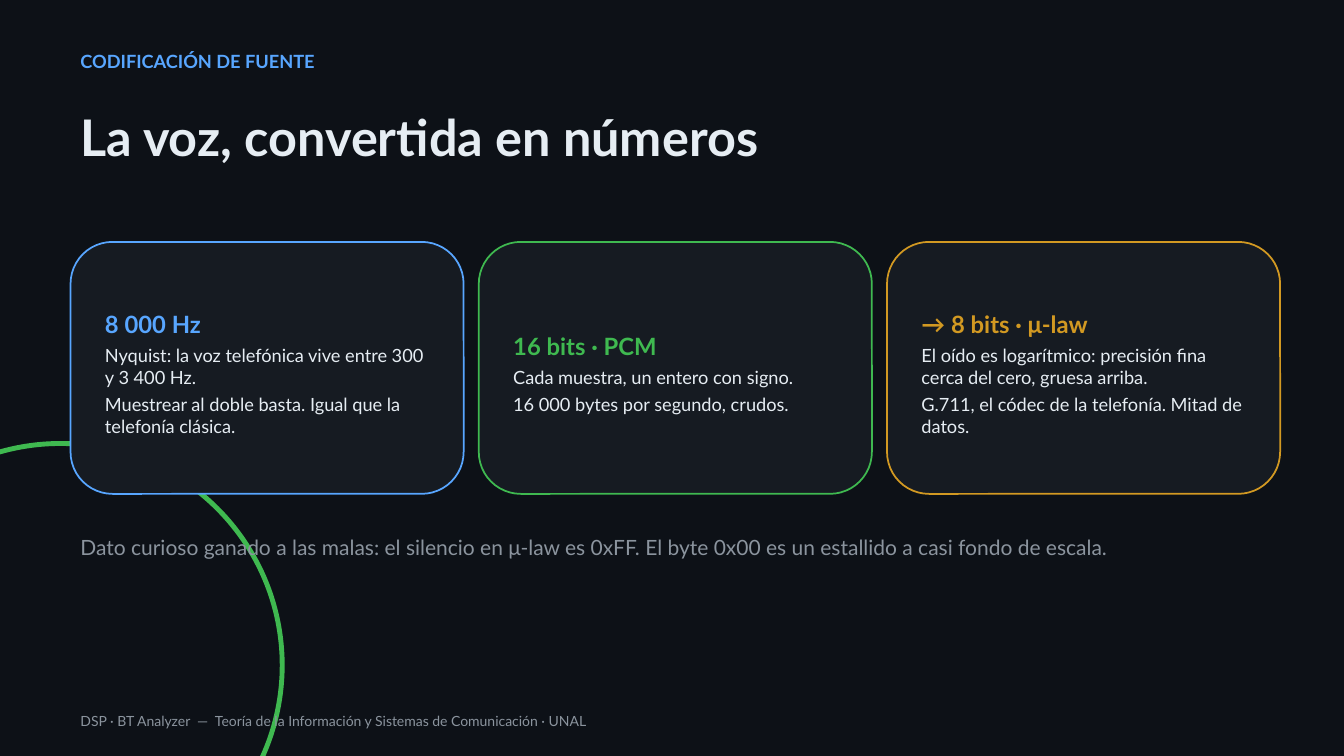
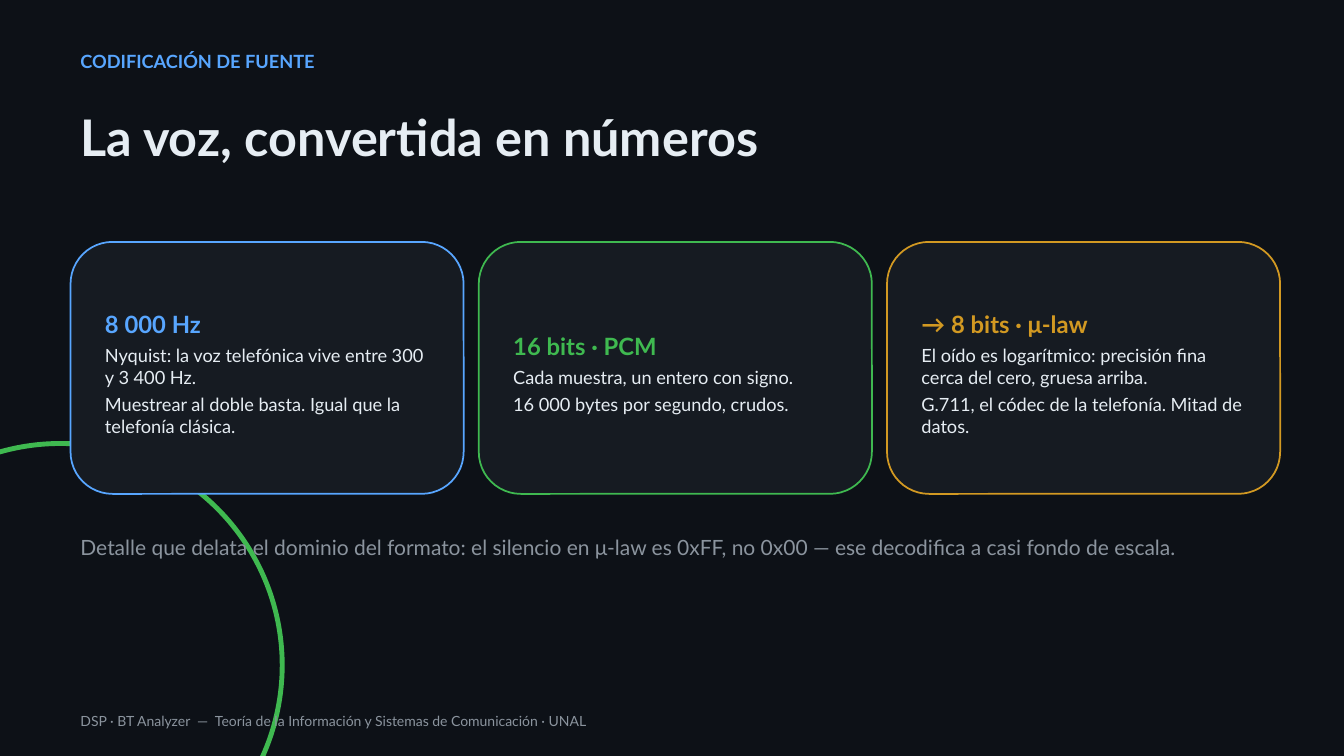
Before and after one commit to OscarSapiensunal/TeoInfo-Proyect, a slide deck: slide 5 of docs/Presentacion_Sustentacion_DSP_BT_Analyzer.pptx. Drawn at 1344x756 pixels with LibreOffice and Linux fonts; fonts in the diff are those of the drawing. Boxes give left, top, right and bottom in pixels: in the first picture for what was removed or moved away, otherwise in the second. Text is boxed around its words. In the diff, an @@ line names an element or a change of style, - is before the commit and + after.

```diff
--- a/docs/Presentacion_Sustentacion_DSP_BT_Analyzer.pptx
+++ b/docs/Presentacion_Sustentacion_DSP_BT_Analyzer.pptx
@@ text at (80, 536, 1175, 559): text changed @@
-Dato curioso ganado a las malas: el silencio en μ-law es 0xFF. El byte 0x00 es un estallido a casi fondo de escala.
+Detalle que delata el dominio del formato: el silencio en μ-law es 0xFF, no 0x00 — ese decodifica a casi fondo de escala.
```
Also in this commit, not shown: 2 other files.
